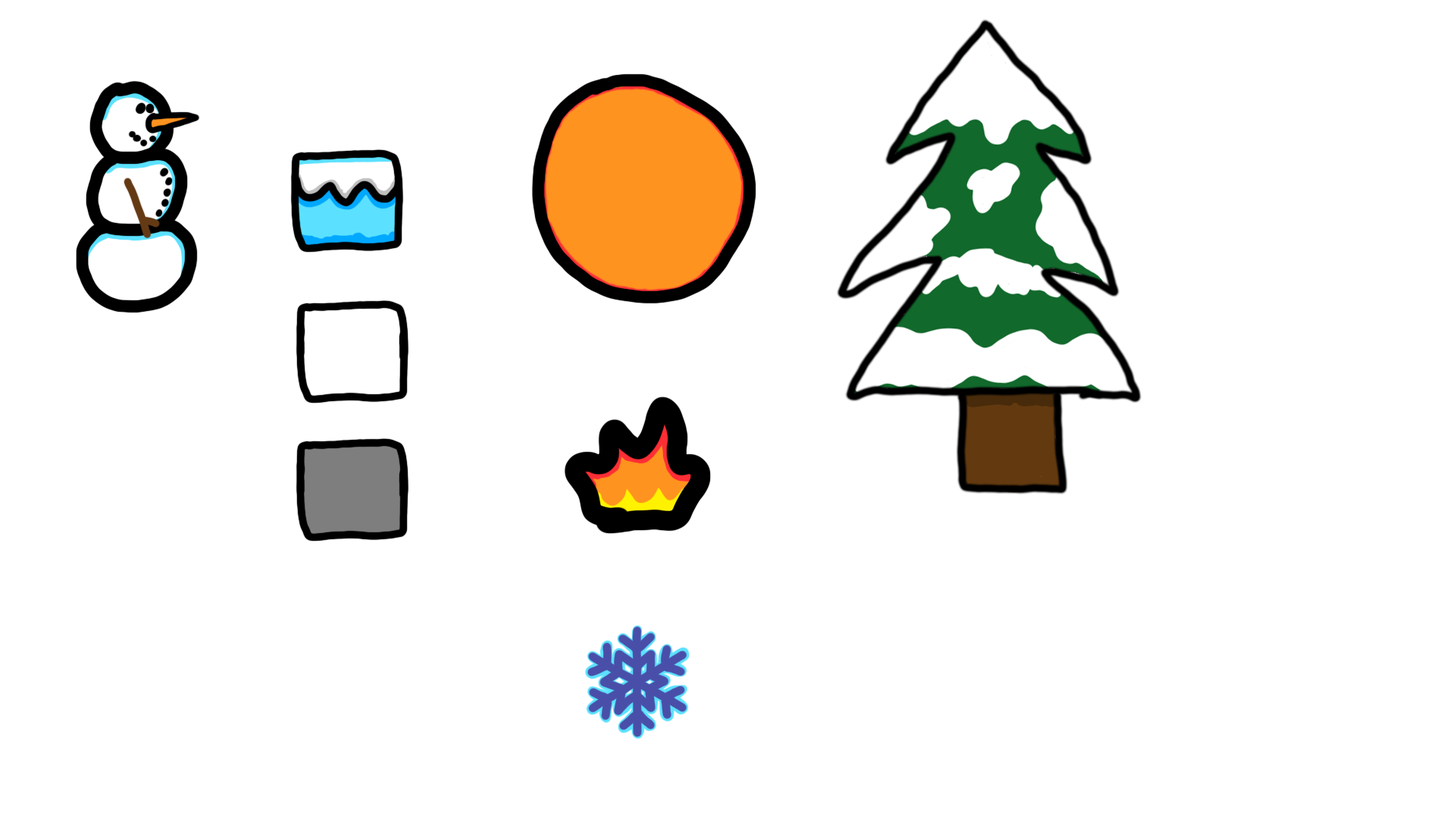
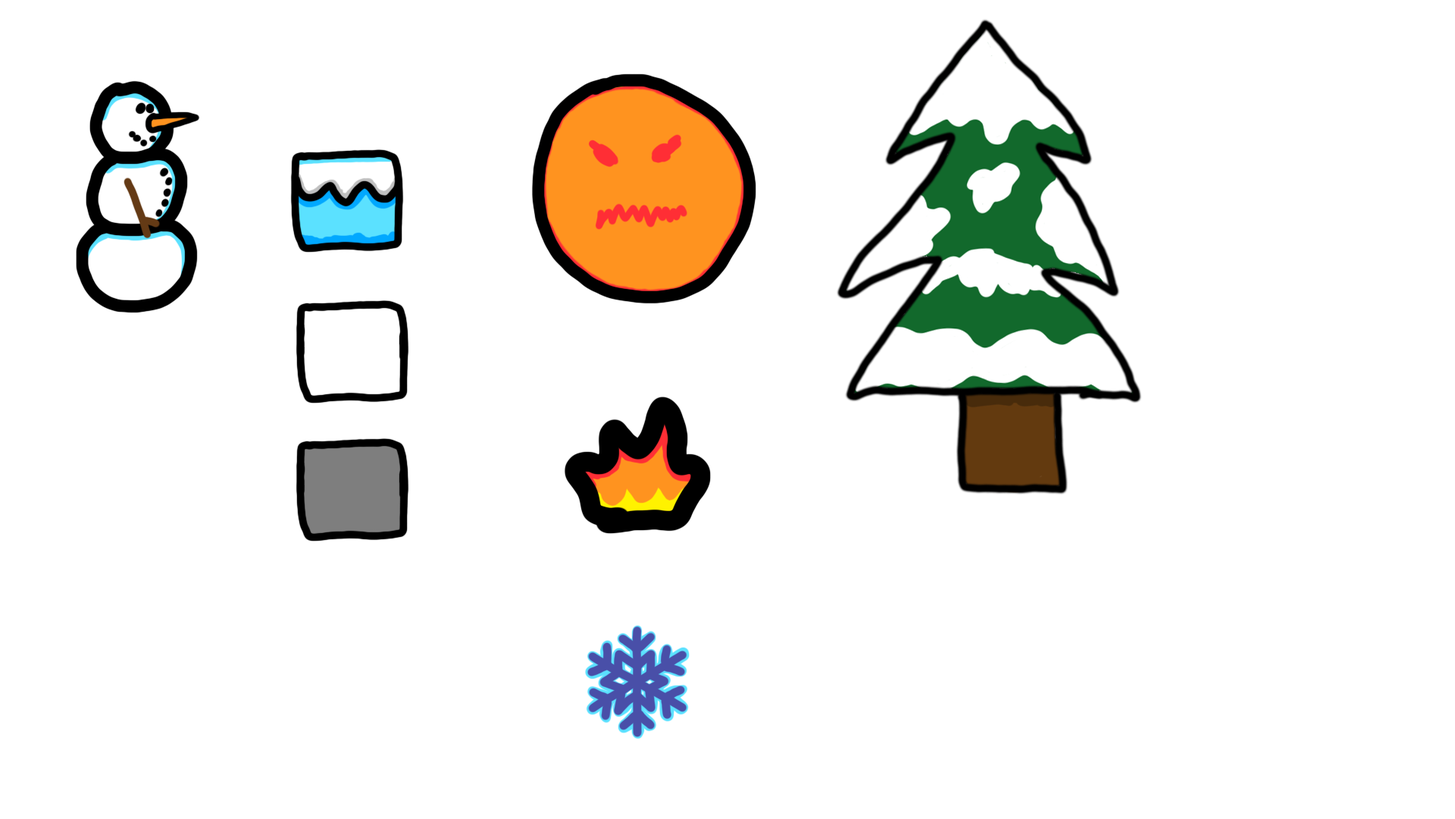
Two versions of the same layered image (1455px x 819px). Layer-by-layer changes:
painted on "Details" over bbox(588, 134, 688, 230)
